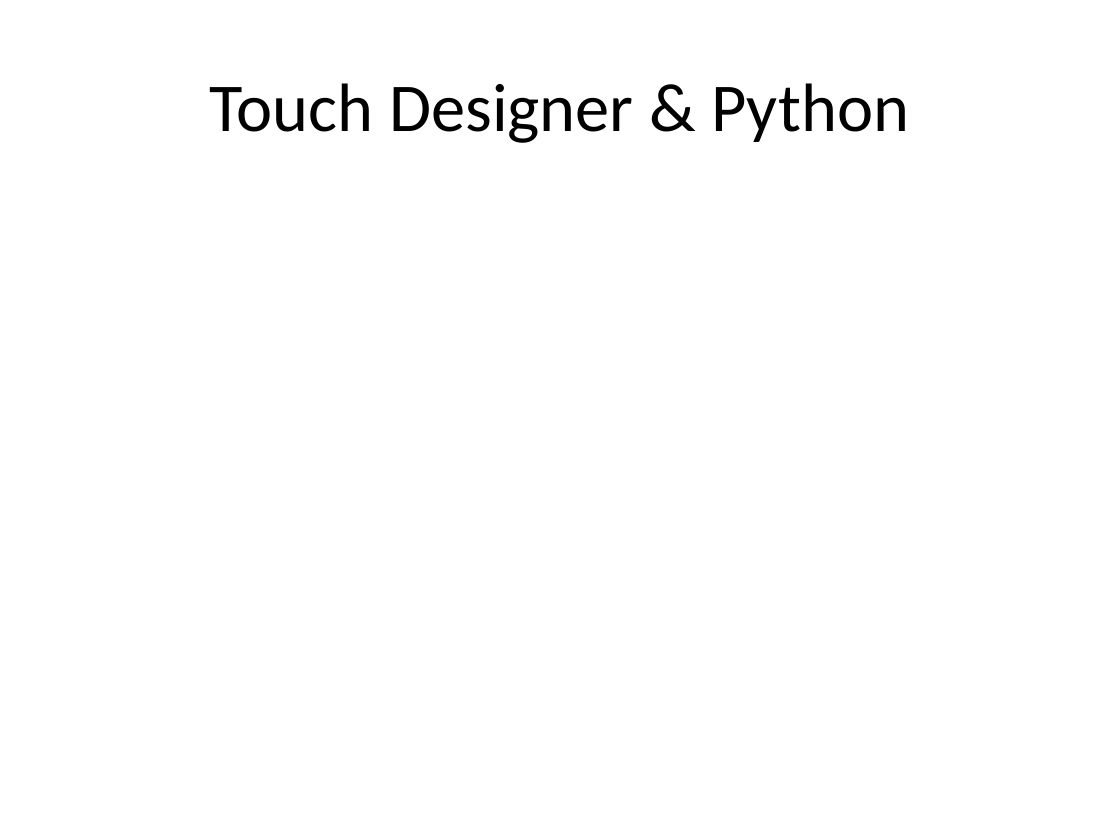
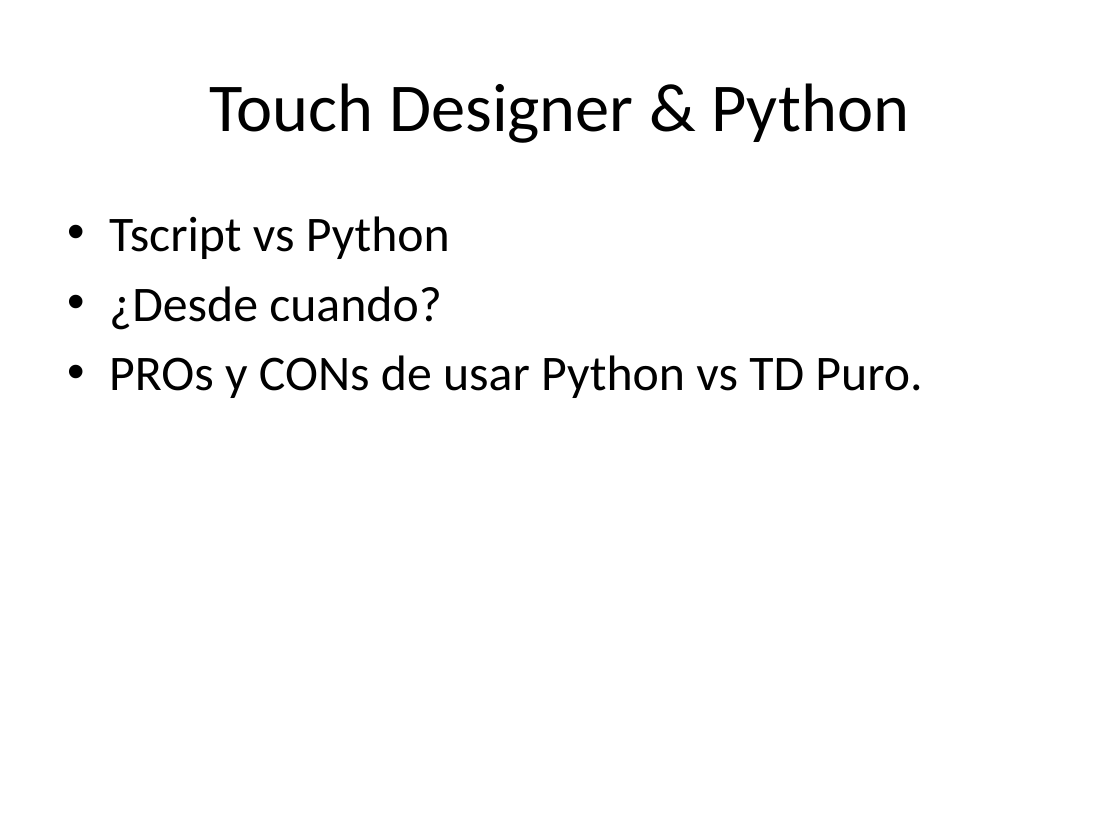
Before and after one commit to Kike-Ramirez/intro-py-td, a slide deck: slide 4 of docs/Python for TD Workshop - ROTOR.pptx. Drawn at 1120x840 pixels with LibreOffice and Linux fonts; fonts in the diff are those of the drawing. Boxes give left, top, right and bottom in pixels: in the first picture for what was removed or moved away, otherwise in the second. Text is boxed around its words. In the diff, an @@ line names an element or a change of style, - is before the commit and + after.

```diff
--- a/docs/Python for TD Workshop - ROTOR.pptx
+++ b/docs/Python for TD Workshop - ROTOR.pptx
@@ text added at (x1=109, y1=216, x2=922, y2=398), 32 pt, text #000000 @@
+• Tscript vs Python
+• ¿Desde cuando?
+• PROs y CONs de usar Python vs TD Puro.
```
Also in this commit, not shown: 18 slides added, 1 other file.
